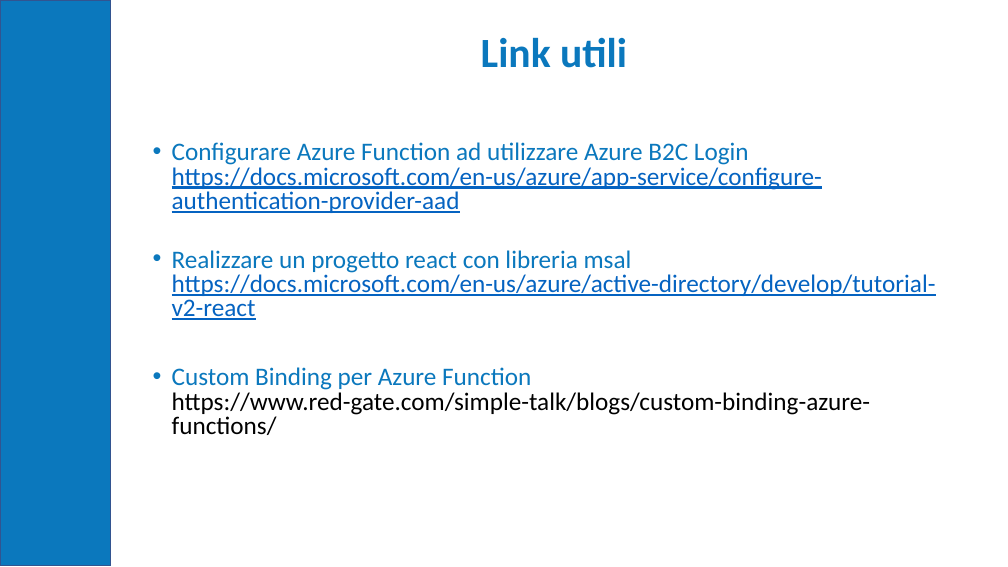
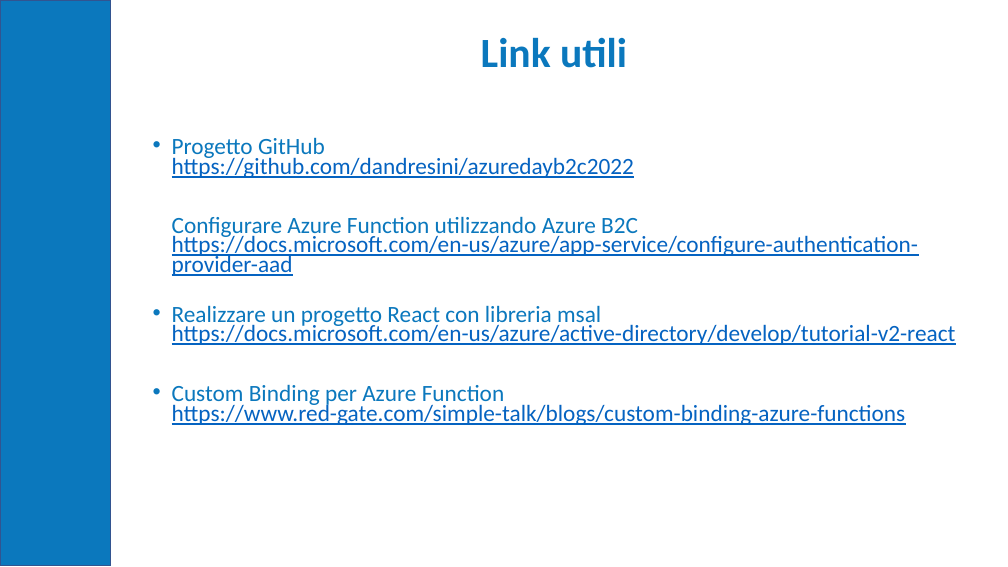
Before and after one commit to dandresini/azuredayb2c2022, a slide deck: slide 8 of AzureDay2022.pptx. Drawn at 1008x567 pixels with LibreOffice and Linux fonts; fonts in the diff are those of the drawing; background and template pictures are left out. Boxes give left, top, right and bottom in pixels: in the first picture for what was removed or moved away, otherwise in the second. Text is boxed around its words. In the diff, an @@ line names an element or a change of style, - is before the commit and + after.

Commit message:
fix ppt

```diff
--- a/AzureDay2022.pptx
+++ b/AzureDay2022.pptx
@@ text at [172,137,956,425]: text changed; size 24 to 22.2 pt @@
-• Configurare Azure Function ad utilizzare Azure B2C Login
-  https://docs.microsoft.com/en-us/azure/app-service/configure-authentication-provider-aad
-• Realizzare un progetto react con libreria msal
-  https://docs.microsoft.com/en-us/azure/active-directory/develop/tutorial-v2-react
-• Custom Binding per Azure Function
-  https://www.red-gate.com/simple-talk/blogs/custom-binding-azure-functions/
+• Progetto GitHub
+  https://github.com/dandresini/azuredayb2c2022
+  Configurare Azure Function utilizzando Azure B2C
+  https://docs.microsoft.com/en-us/azure/app-service/configure-authentication-provider-aad
+• Realizzare un progetto React con libreria msal
+  https://docs.microsoft.com/en-us/azure/active-directory/develop/tutorial-v2-react
+• Custom Binding per Azure Function
+  https://www.red-gate.com/simple-talk/blogs/custom-binding-azure-functions
```
